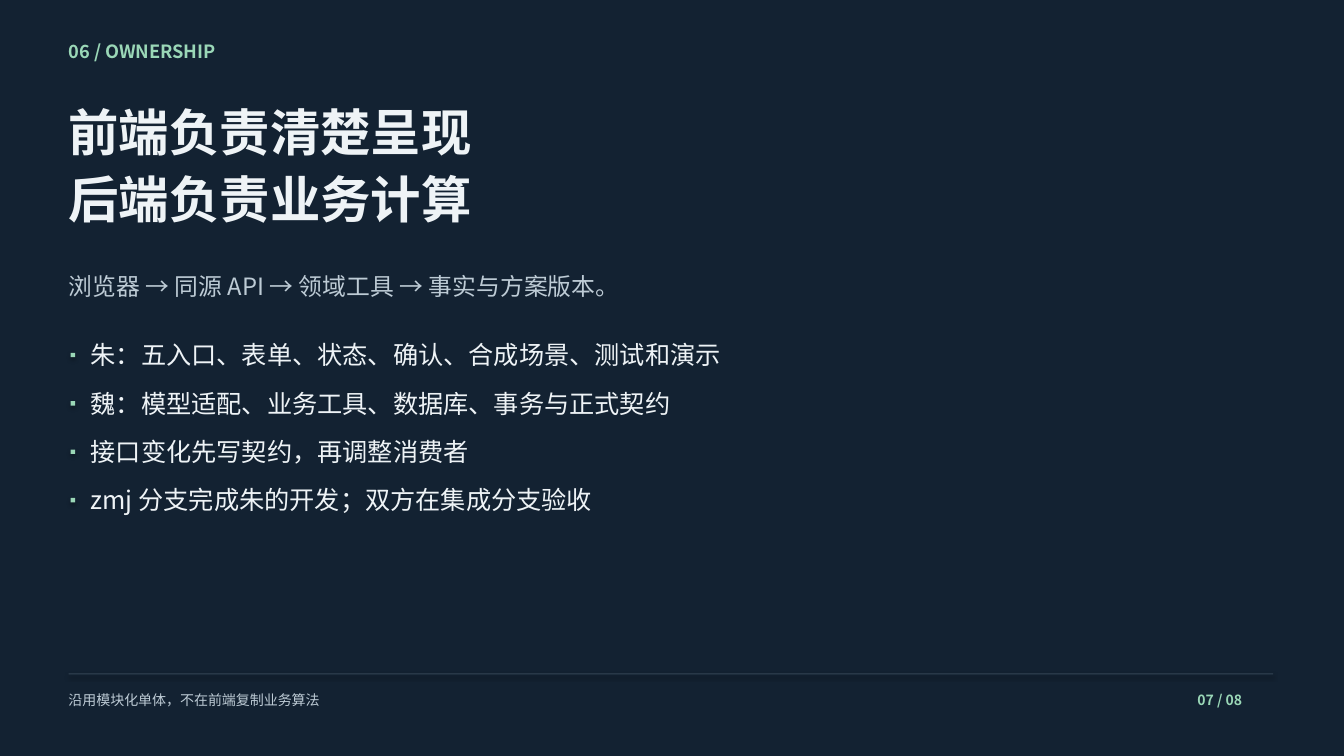
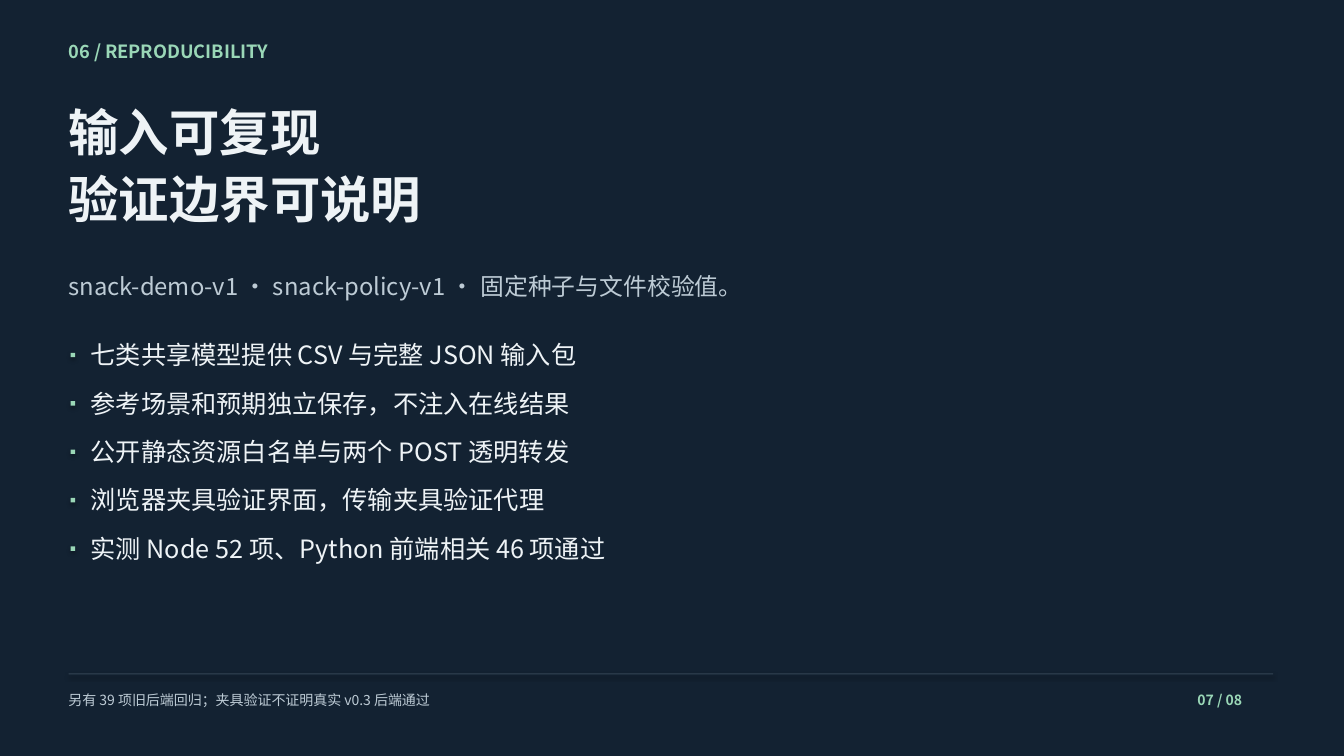
Before and after one commit to lyu054553-sketch/xihhhhh, a slide deck: slide 7 of docs/DEMO_SLIDES.pptx. Drawn at 1344x756 pixels with LibreOffice and Linux fonts; fonts in the diff are those of the drawing. Boxes give left, top, right and bottom in pixels: in the first picture for what was removed or moved away, otherwise in the second. Text is boxed around its words. In the diff, an @@ line names an element or a change of style, - is before the commit and + after.

Commit message:
docs(demo): document v0.3 delivery handoff and verified fixture demonstration

```diff
--- a/docs/DEMO_SLIDES.pptx
+++ b/docs/DEMO_SLIDES.pptx
@@ text at (68, 44, 268, 58): text changed @@
-06 / OWNERSHIP
+06 / REPRODUCIBILITY
@@ text at (68, 108, 421, 223): text changed @@
-前端负责清楚呈现
-后端负责业务计算
+输入可复现
+验证边界可说明
@@ text at (68, 275, 742, 301): text changed @@
-浏览器 → 同源 API → 领域工具 → 事实与方案版本。
+snack-demo-v1 · snack-policy-v1 · 固定种子与文件校验值。
@@ text at (91, 342, 577, 366): text changed @@
-朱：五入口、表单、状态、确认、合成场景、测试和演示
+七类共享模型提供 CSV 与完整 JSON 输入包
@@ text at (91, 391, 570, 416): text changed @@
-魏：模型适配、业务工具、数据库、事务与正式契约
+参考场景和预期独立保存，不注入在线结果
@@ text at (91, 439, 570, 463): text changed @@
-接口变化先写契约，再调整消费者
+公开静态资源白名单与两个 POST 透明转发
@@ text at (91, 487, 545, 512): text changed @@
-zmj 分支完成朱的开发；双方在集成分支验收
+浏览器夹具验证界面，传输夹具验证代理
@@ text added at (91, 536, 606, 564), 18 pt, text #EEF3F6 @@
+实测 Node 52 项、Python 前端相关 46 项通过
@@ rectangle added at (71, 546, 75, 551), fill #9AD7B7 @@
@@ text at (68, 693, 430, 707): text changed @@
-沿用模块化单体，不在前端复制业务算法
+另有 39 项旧后端回归；夹具验证不证明真实 v0.3 后端通过
```
Also in this commit, not shown: 4 other slides changed, 3 slides added, 3 slides removed, 15 other files.
